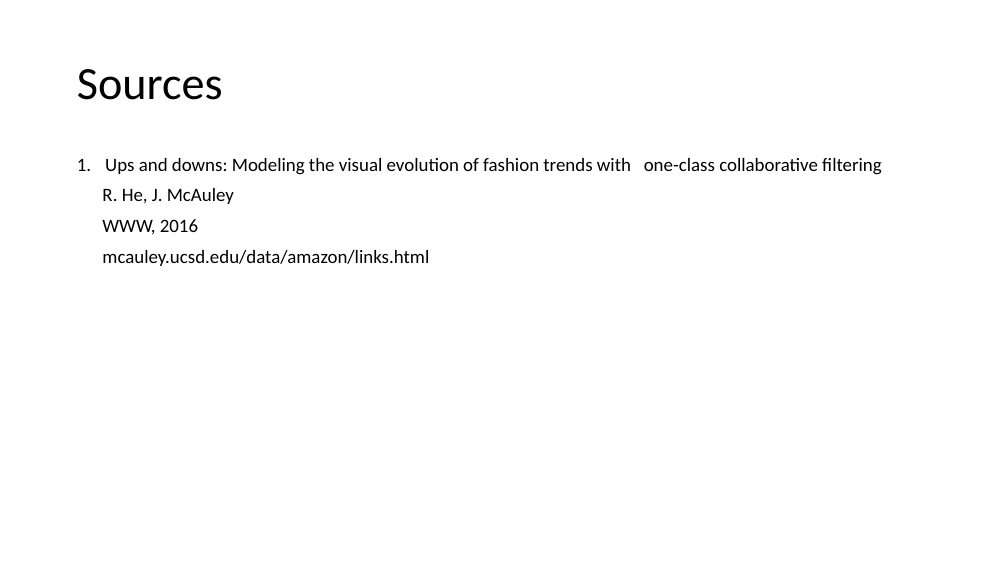
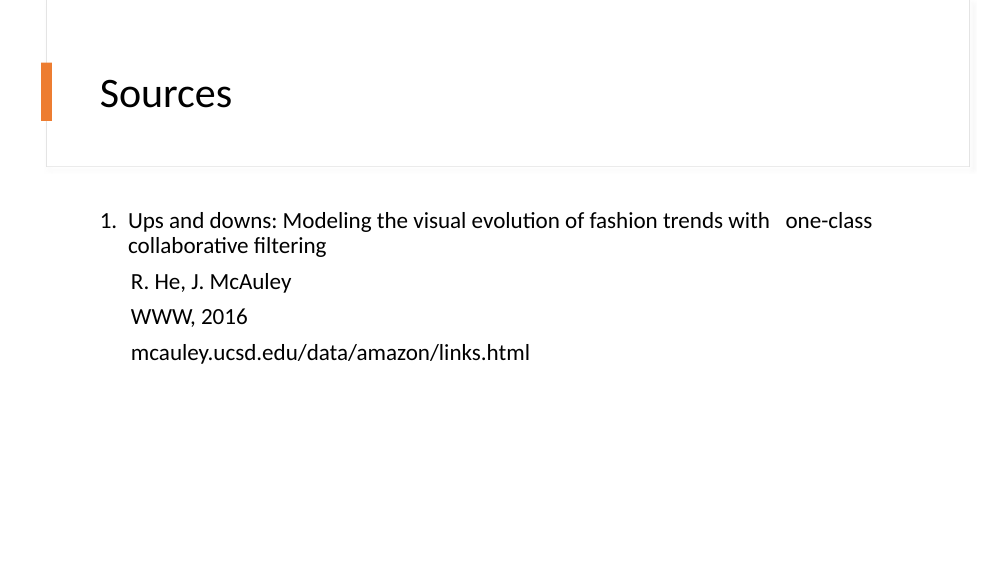
Before and after one commit to hekaplex/2021_04_DSI_WDX2, a slide deck: slide 7 of yanick.anagho@divergence.one/Capstone Presentation_User Ratings - Products.pptx (slide 5 before the commit). Drawn at 1008x567 pixels with LibreOffice and Linux fonts; fonts in the diff are those of the drawing. Boxes give left, top, right and bottom in pixels: in the first picture for what was removed or moved away, otherwise in the second. Text is boxed around its words. In the diff, an @@ line names an element or a change of style, - is before the commit and + after.

```diff
--- a/yanick.anagho@divergence.one/Capstone Presentation_User Ratings - Products.pptx
+++ b/yanick.anagho@divergence.one/Capstone Presentation_User Ratings - Products.pptx
@@ rectangle added at (46, 0, 969, 167), fill #FFFFFF, outline #E1E1E1 0.75 pt @@
@@ rectangle added at (47, 0, 969, 166), fill #FFFFFF @@
@@ title "Sources": place and size @@
-title "Sources" at (77, 69, 223, 100)
+title "Sources" at (100, 79, 232, 108)
@@ title "Sources" at (100, 79, 232, 108): size 44 to 40 pt @@
@@ rectangle added at (42, 63, 52, 121), fill #ED7D31 @@
@@ text "Ups and downs: Modeling the ...": place and size @@
-text "Ups and downs: Modeling the ..." at (102, 158, 882, 266)
+text "Ups and downs: Modeling the ..." at (128, 212, 873, 364)
@@ text "Ups and downs: Modeling the ..." at (128, 212, 873, 364): size 18 to 22 pt @@
```
Also in this commit, not shown: 3 other slides changed, 2 slides added.
